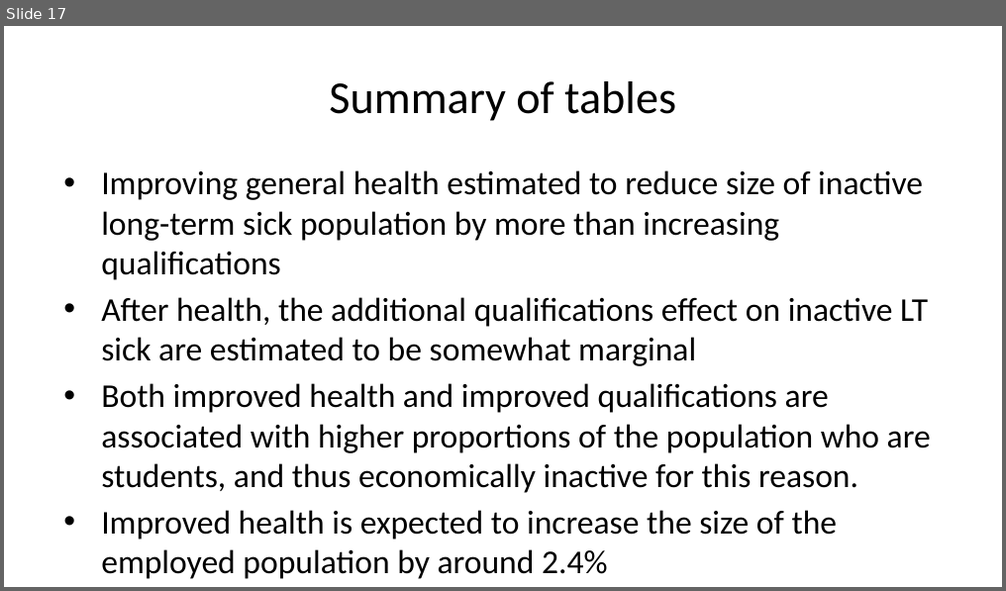
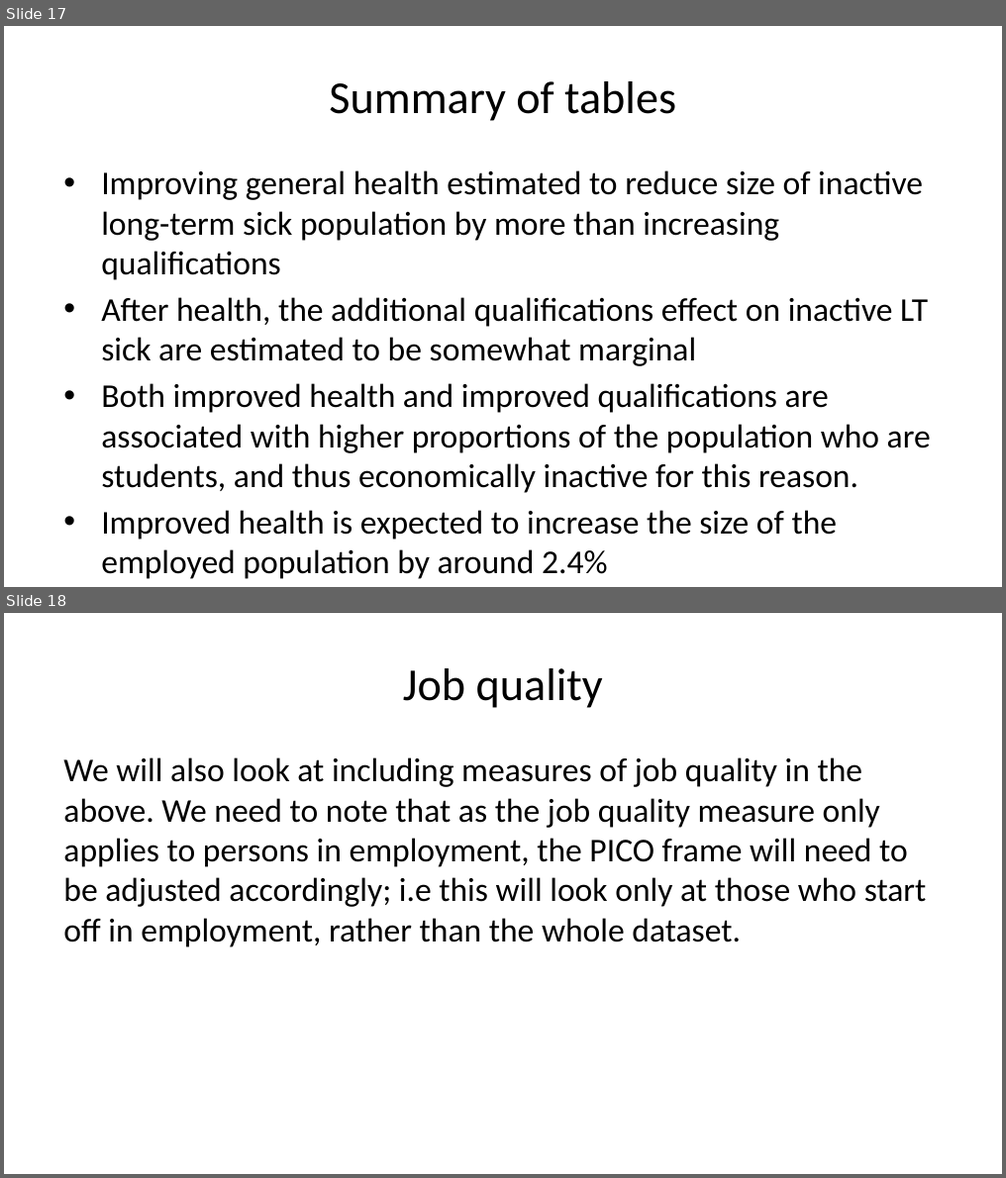
Before and after one commit to CatherineFoster/EconomicInactivity2, a slide deck: notebooks/21_summary_presentation.pptx. Shown one above the other, each under a label of ours: slide 17 before the commit, slides 17 and 18 after it. The pictures are 1006x591 and 1006x1178 pixels, drawn with LibreOffice and Linux fonts; fonts in the diff are those of the drawing. Boxes give left, top, right and bottom in pixels: in the first picture for what was removed or moved away, otherwise in the second. Text is boxed around its words. In the diff, an @@ line names an element or a change of style, - is before the commit and + after.

```diff
--- a/notebooks/21_summary_presentation.pptx
+++ b/notebooks/21_summary_presentation.pptx
@@ slide 18 added at [4, 613, 1002, 1174], background #FFFFFF @@
@@ title added at [403, 668, 603, 708], 33 pt, text #000000 @@
+Job quality
@@ text added at [63, 758, 927, 948], 24 pt, text #000000 @@
+We will also look at including measures of job quality in the above. We need to note that as the job quality measure only applies to persons in employment, the PICO frame will need to be adjusted accordingly; i.e this will look only at those who start off in employment, rather than the whole dataset.
```
Also in this commit, not shown: 8 other slides added, 1 other file.
